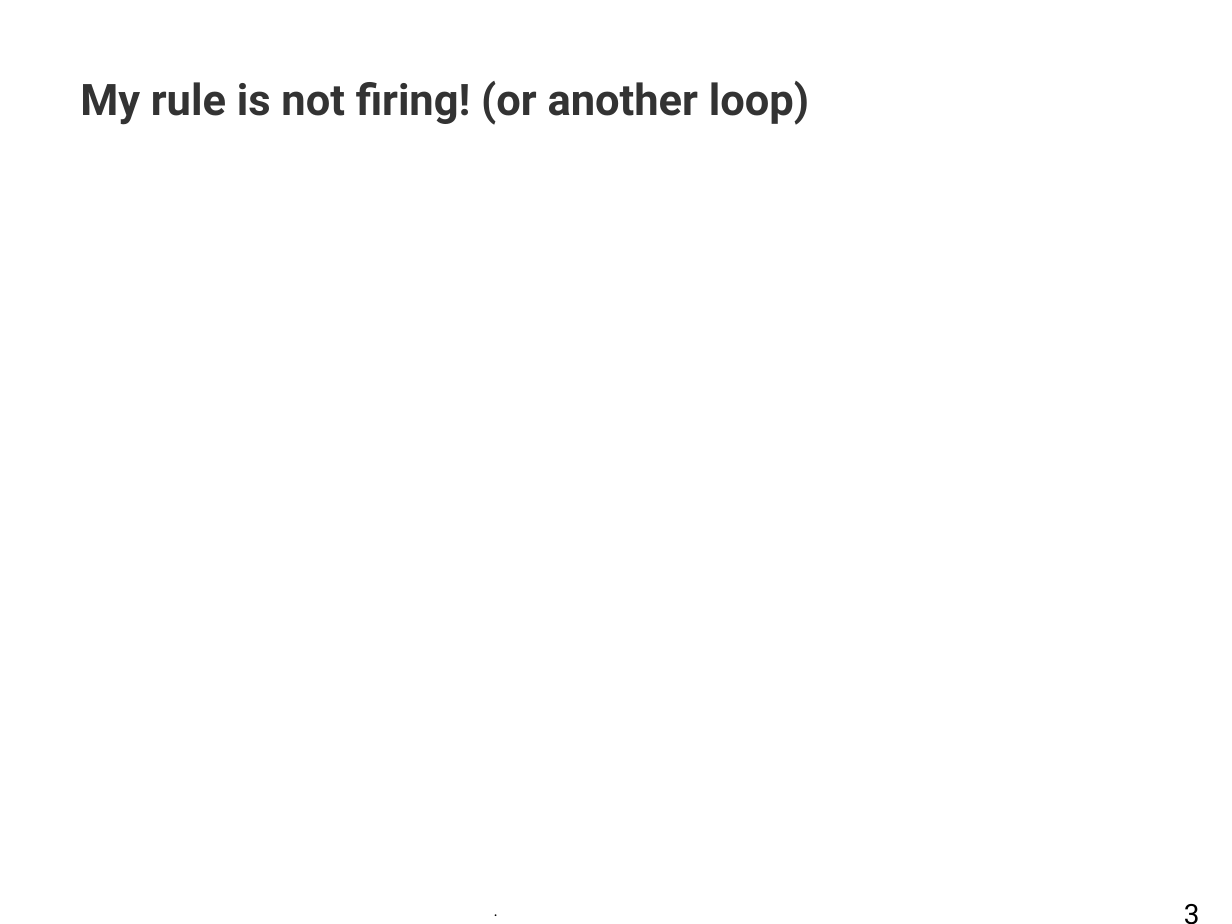
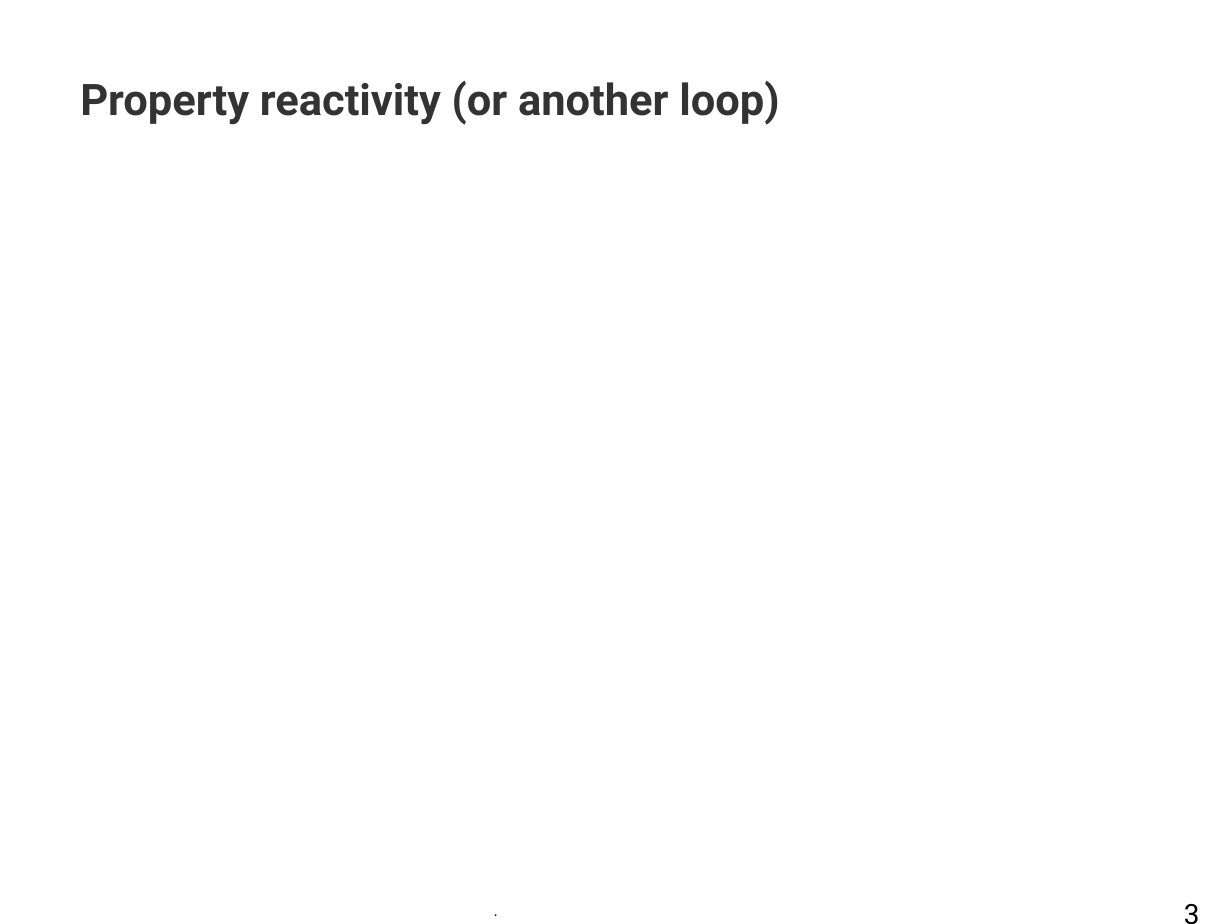
Before and after one commit to tkobayas/kie-live, a slide deck: slide 3 of 2021_Drools_trouble_shooting.odp. Drawn at 1232x924 pixels with LibreOffice and Linux fonts; fonts in the diff are those of the drawing; background and template pictures are left out. Boxes give left, top, right and bottom in pixels: in the first picture for what was removed or moved away, otherwise in the second. Text is boxed around its words. In the diff, an @@ line names an element or a change of style, - is before the commit and + after.

```diff
--- a/2021_Drools_trouble_shooting.odp
+++ b/2021_Drools_trouble_shooting.odp
@@ title at [80, 81, 779, 125]: text changed @@
-My rule is not firing! (or another loop)
+Property reactivity (or another loop)
```
Also in this commit, not shown: 1 other slide changed, 28 other files.
